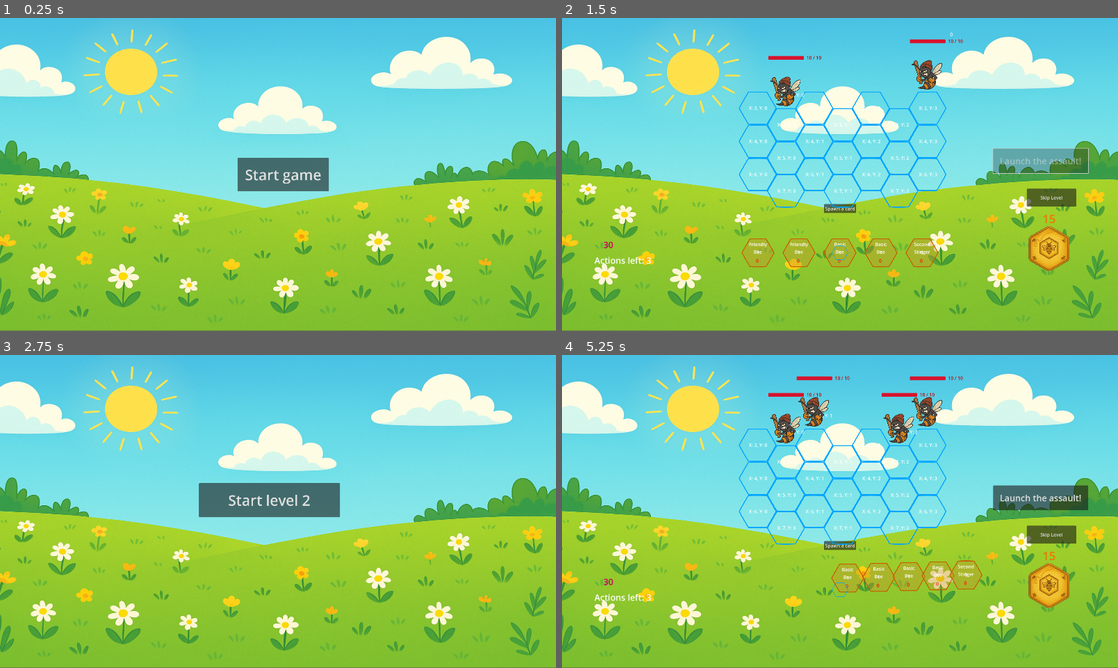
Above: before the commit, frames 1-4 (two rows, left to right).
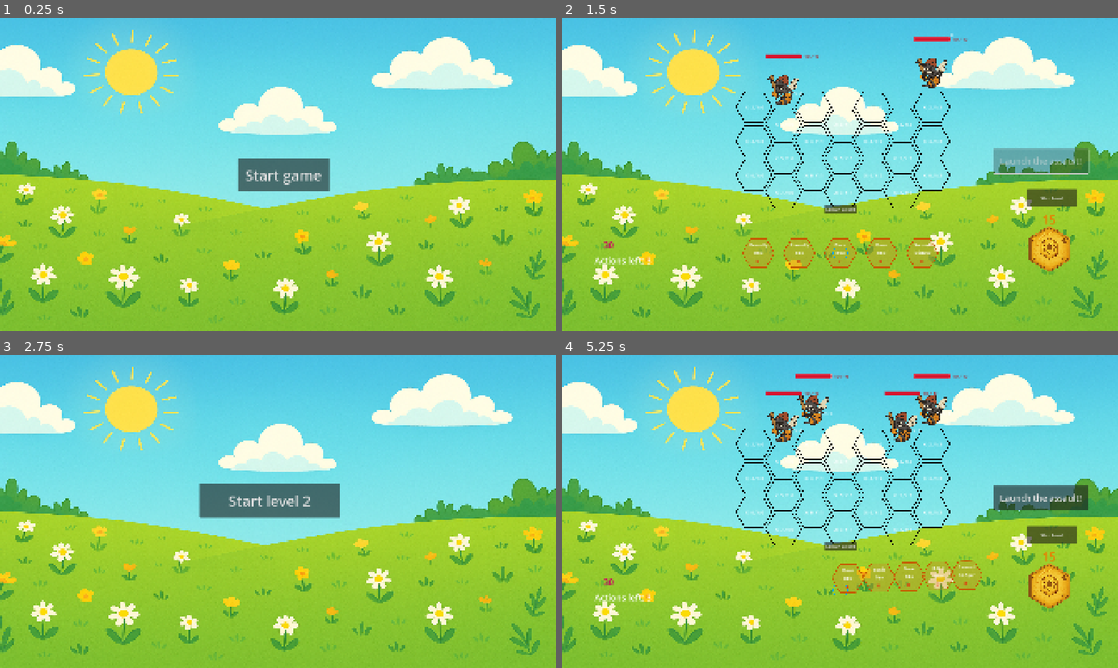
Above: after the commit, the same moments.

Repository: tysia2512/buzzco
Game: Godot game, scene res://scenes/main.tscn
Same seed, same stepped clock (60 frames per second), same inputs: the game is played once before the commit and once after it.
Inputs:
- Up to frame 1 (0.25 s): no input
- Up to frame 2 (1.5 s): click "Start game" at 0.5 s; click "Launch the assault!" at 1.25 s
- Up to frame 3 (2.75 s): click "Skip Level" at 2 s
- Up to frame 4 (5.25 s): click "Start level 2" at 2.75 s; click "Launch the assault!" at 3.5 s; click "Skip Level" at 4.25 s; click "Start level 3" at 5 s

The runs differ from the first frame. In frame 1, 3.6% of the frame differs, in the area x 0-100%, y 3-100%; in frame 2, 8.0%; in frame 3, 3.8%; in frame 4, 8.8%.

Commit message:
Fix the display and stretch

Diff:
--- a/project.godot
+++ b/project.godot
@@ -26,7 +26,7 @@
 
 window/size/viewport_width=1920
 window/size/viewport_height=1080
-window/stretch/mode="viewport"
+window/stretch/mode="canvas_items"
 
 [layer_names]
 
--- a/scenes/grid_tile.tscn
+++ b/scenes/grid_tile.tscn
@@ -1,15 +1,15 @@
 [gd_scene load_steps=4 format=3 uid="uid://qvga7oo7m85q"]
 
 [ext_resource type="Script" uid="uid://cewurguepsev6" path="res://scripts/grid_tile.gd" id="1_0v2c5"]
-[ext_resource type="Texture2D" uid="uid://cea7tuoyppfy8" path="res://assets/hex_blue.svg" id="1_wprxu"]
+[ext_resource type="Texture2D" uid="uid://16cbqx6pwg7b" path="res://assets/hexagon.png" id="2_uvppq"]
 [ext_resource type="Script" uid="uid://dh2wsik7lhugt" path="res://scripts/grid_tile_sprite.gd" id="3_uvppq"]
 
 [node name="GridTile" type="Node2D"]
 script = ExtResource("1_0v2c5")
 
 [node name="Sprite2D" type="Sprite2D" parent="."]
-scale = Vector2(0.23, 0.23)
-texture = ExtResource("1_wprxu")
+scale = Vector2(0.115, 0.115)
+texture = ExtResource("2_uvppq")
 script = ExtResource("3_uvppq")
 
 [node name="Area2D" type="Area2D" parent="."]
Binary file added: assets/hexagon.png
Not shown, added: assets/hexagon.png.import
